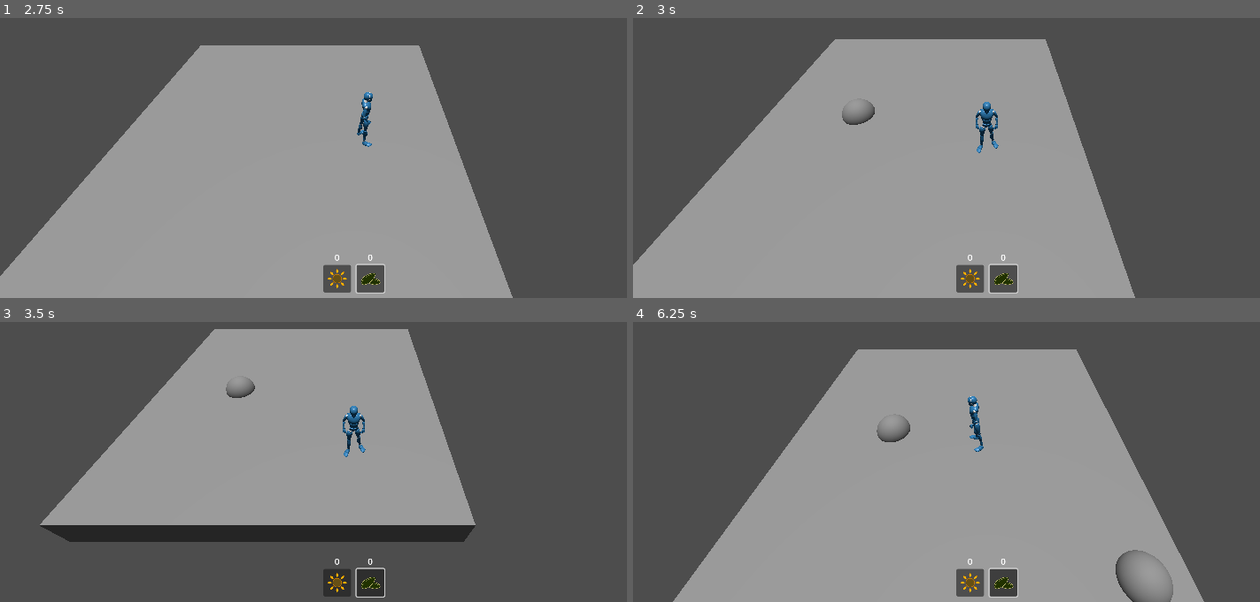
Above: before the commit, frames 1-4 (two rows, left to right).
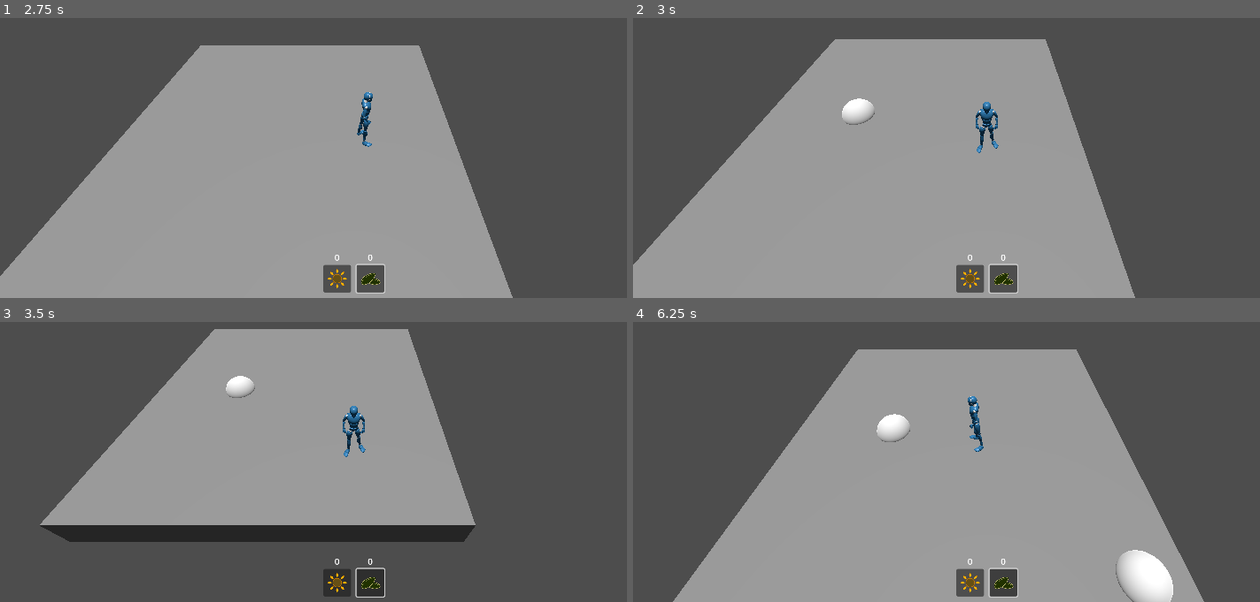
Above: after the commit, the same moments.

Repository: CapsCollective/sunflower
Game: Godot game, scene res://assets/common/scenes/game_world.tscn
Same seed, same stepped clock (60 frames per second), same inputs: the game is played once before the commit and once after it.
Inputs (mouse positions are in pixels of both pictures, inside the frame that each line leads up to):
- Up to frame 1 (2.75 s): click "0" at 0.5 s; click "0" at 1.25 s; tap Enter (next_turn) at 2 s; move the mouse to (507, 79) at 2.02 s; hold D (move_right) from 2.03 s (still down); hold Right mouse button (rmb_down) from 2.03 s (still down)
- Up to frame 2 (3 s): move the mouse to (846, 118) at 2.77 s; release D (move_right) at 2.78 s; release Right mouse button (rmb_down) at 2.78 s; hold S (move_back) from 2.78 s (still down); click (846, 118) at 2.85 s
- Up to frame 3 (3.5 s): keep holding S (move_back); right-click (213, 422) at 3.05 s
- Up to frame 4 (6.25 s): move the mouse to (outside the picture) at 3.52 s; release S (move_back) at 3.53 s; hold D (move_right) 3.53-4.28 s; hold Enter (next_turn) 3.53-4.28 s; right-click (outside the picture) at 3.8 s; move the mouse to (952, 484) at 4.27 s; hold W (move_forward) 4.28-5.03 s; right-click (952, 484) at 4.35 s; move the mouse to (1197, 462) at 5.02 s; hold Right mouse button (rmb_down) 5.03-5.78 s; hold A (move_left) from 5.03 s (still down); move the mouse to (777, 344) at 5.77 s; click (777, 344) at 5.85 s; right-click (777, 344) at 6.05 s

Frame 1 is identical in both runs. In frame 2, 0.4% of the frame differs, in the area x 33-39%, y 28-39%; in frame 3, 0.3%; in frame 4, 1.8%, in the area x 38-87%, y 32-100%.
Error in both runs: Invalid call. Nonexistent function 'next_turn' in base 'Node (game_manager.gd)'. (res://assets/zones/scripts/zone.gd:12)

Commit message:
Added stats for tracking crop growth along with visual changes

Diff:
--- a/assets/character/scenes/character.tscn
+++ b/assets/character/scenes/character.tscn
@@ -4,6 +4,7 @@
 [ext_resource type="PackedScene" uid="uid://bpf8dsrrcvarp" path="res://assets/character/models/mannequiny/mannequiny-0.3.0.glb" id="2_uw2xb"]
 
 [sub_resource type="CapsuleMesh" id="CapsuleMesh_rm13b"]
+resource_local_to_scene = true
 
 [sub_resource type="CapsuleShape3D" id="CapsuleShape3D_fxd21"]
 
--- a/assets/character/scripts/player_character.gd
+++ b/assets/character/scripts/player_character.gd
@@ -8,6 +8,9 @@
 	add_sibling(crop)
 
 func place_crop():
+	if not crop:
+		return
+
 	crop.grid_position = GameManager.current_zone.grid.get_cell_by_position(crop.global_position)
 	crop.serialise()
 	crop = null
--- a/assets/common/scripts/game_manager.gd
+++ b/assets/common/scripts/game_manager.gd
@@ -3,6 +3,7 @@
 signal load_completed
 signal grid_updated
 signal zone_changed
+signal day_incremented
 signal item_changed(resource: String, value: int)
 
 const items_dt = preload("res://assets/items/items_dt.tres")
@@ -64,6 +65,10 @@
 	grid_updated.emit()
 	Savegame.save_file()
 
+func increment_day():
+	Savegame.player.day += 1
+	day_incremented.emit()
+
 func init_map() -> Dictionary:
 	#TODO: Load the layout of each zone from a static init file
 	var map = {}
--- a/assets/crops/scenes/crop.gd
+++ b/assets/crops/scenes/crop.gd
@@ -5,8 +5,38 @@
 var crop_name: String
 var grid_position: Vector2i
 
-func initialise(target_crop_name: String):
+var growth_score: int
+var days_planted: int
+
+@onready var mesh_instance: MeshInstance3D = $MeshInstance3D
+
+func _ready():
+	GameManager.day_incremented.connect(on_day_incremented)
+	mesh_instance.set_surface_override_material(0, StandardMaterial3D.new())
+	growth_score = 0
+	days_planted = 0
+
+func initialise(target_crop_name: String, global_pos: Vector3, target_grid_position: Vector2i, target_growth_score: int, target_days_planted: int):
 	crop_name = target_crop_name
+	grid_position = target_grid_position
+	growth_score = target_growth_score
+	days_planted = target_days_planted
+	global_position = global_pos
+	set_crop_color()
+	serialise()
+
+func on_day_incremented():
+	days_planted += 1
+	growth_score = clamp(days_planted * 20, 0, 100)
+	set_crop_color()
+	serialise()
+
+func set_crop_color():
+	if growth_score >= 100:
+		var material = mesh_instance.get_surface_override_material(0)
+		if material:
+			print("MATERIAL")
+			material.albedo_color = Color(0.0, 1.0, 0.1, 1.0)
 
 func serialise():
 	var zone_crops = Savegame.player.crops.get(GameManager.current_zone.id, null)
@@ -15,5 +45,5 @@
 		Savegame.player.crops[GameManager.current_zone.id] = {}
 		zone_crops = Savegame.player.crops[GameManager.current_zone.id]
 
-	zone_crops[grid_position] = {"name": crop_name}
+	zone_crops[grid_position] = {"name": crop_name, "growth_score": growth_score, "days_planted": days_planted}
 	Savegame.save_file()
--- a/assets/debug/game/scenes/debug_section_game.tscn
+++ b/assets/debug/game/scenes/debug_section_game.tscn
@@ -142,3 +142,10 @@
 layout_mode = 2
 size_flags_horizontal = 0
 text = "Update"
+
+[node name="NextDayButton" type="Button" parent="VBoxContainer/ScrollContainer/VBoxContainer"]
+unique_name_in_owner = true
+custom_minimum_size = Vector2(420, 0)
+layout_mode = 2
+size_flags_horizontal = 0
+text = "Next Day"
--- a/assets/debug/game/scripts/debug_section_game.gd
+++ b/assets/debug/game/scripts/debug_section_game.gd
@@ -11,6 +11,7 @@
 @onready var change_input: Range = %Change
 @onready var update_button: Button = %UpdateButton
 @onready var grid_property: OptionButton = %GridProperty
+@onready var next_day_button: Button = %NextDayButton
 
 var selected_property = 'nutrition'
 var selected_point: Vector2i:
@@ -20,6 +21,7 @@
 func _ready():
 	load_button.button_up.connect(on_load_button_up)
 	update_button.button_up.connect(on_update_button_up)
+	next_day_button.button_up.connect(on_next_day_button_up)
 	GameManager.grid_updated.connect(refresh_grid)
 	GameManager.zone_changed.connect(refresh_grid)
 	x_slider.value_changed.connect(on_slider_updated)
@@ -36,6 +38,9 @@
 
 func on_update_button_up():
 	GameManager.update_grid_property(selected_point, selected_property, int(radius_input.value), change_input.value)
+
+func on_next_day_button_up():
+	GameManager.increment_day()
 
 func on_property_selected(value: int):
 	selected_property = ['hydration', 'nutrition', 'radiation'][value]
--- a/assets/zones/scripts/zone.gd
+++ b/assets/zones/scripts/zone.gd
@@ -23,8 +23,7 @@
 		for cell in crops:
 			var crop = preload("res://assets/crops/scenes/crop.tscn").instantiate()
 			add_child(crop)
-			crop.crop_name = crops[cell].name
-			crop.global_position = grid.get_position_by_cell(cell)
+			crop.initialise(crops[cell].name, grid.get_position_by_cell(cell), cell, crops[cell].growth_score, crops[cell].days_planted)
 
 	var spawn_location: StringName = GameManager.game_world.level_args.get("spawn_location", "default")
 	var spawn = find_spawn_location(spawn_location)
